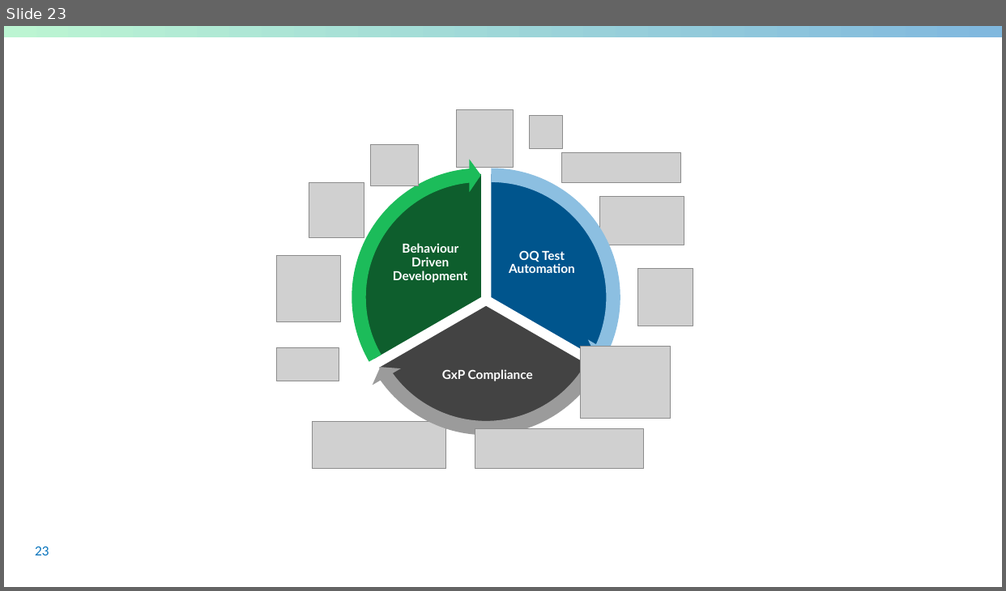
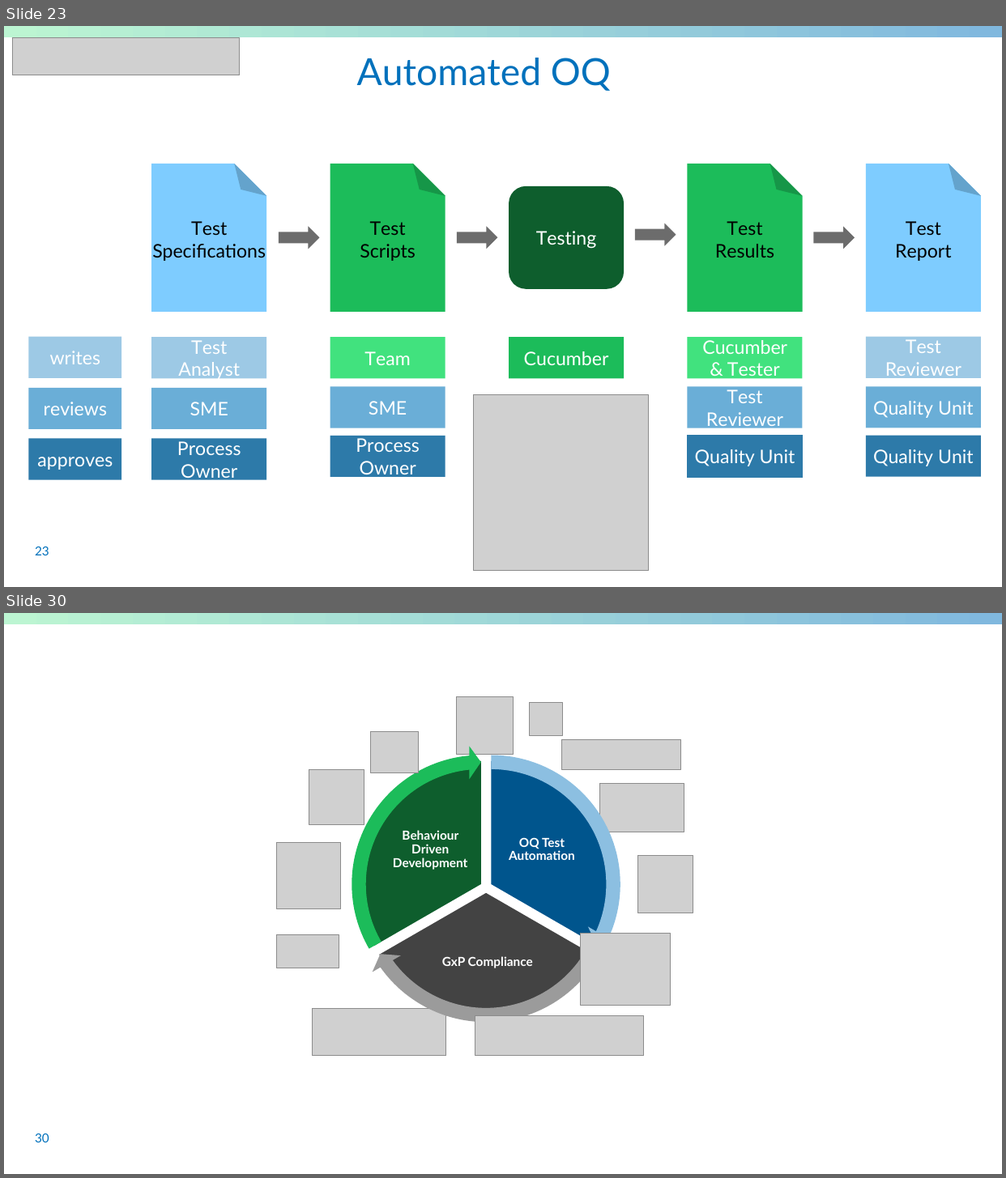
Before and after one commit to sableu/BDD4OQ, a slide deck: thesis/Presentation/FinalPresentation.pptx. Shown one above the other, each under a label of ours: slide 23 before the commit, slides 23 and 30 after it; the slides between them are not shown. The pictures are 1006x591 and 1006x1178 pixels, drawn with LibreOffice and Linux fonts; fonts in the diff are those of the drawing; grey boxes stand for pictures; background and template pictures are left out. Boxes give left, top, right and bottom in pixels: in the first picture for what was removed or moved away, otherwise in the second. Text is boxed around its words. In the diff, an @@ line names an element or a change of style, - is before the commit and + after.

```diff
--- a/thesis/Presentation/FinalPresentation.pptx
+++ b/thesis/Presentation/FinalPresentation.pptx
@@ slide 23 added at bbox=[4, 26, 1002, 587], background #FFFFFF; not listed: 1 template element that a slide beside it also shows @@
@@ picture added at bbox=[13, 38, 240, 75] @@
@@ title added at bbox=[357, 58, 611, 91], 36 pt, text #0071BC @@
+Automated OQ
@@ rectangle added at bbox=[28, 337, 121, 378], fill #9DC9E5, 18 pt, text #FFFFFF @@
+writes
@@ rectangle added at bbox=[28, 388, 121, 429], fill #6AAED7, 18 pt, text #FFFFFF @@
+reviews
@@ picture added at bbox=[473, 395, 649, 570] @@
@@ rectangle added at bbox=[28, 438, 121, 480], fill #2D7AA9, 18 pt, text #FFFFFF @@
+approves
@@ group added at bbox=[151, 164, 981, 480]: 13 rectangles, 4 folded corners, 4 texts, 4 right arrows, 1 rounded rectangle @@
+Test
+Specifications
+Test
+Scripts
+Test
+Results
+Test
+Report
+Testing
+Test Analyst
+Team
+Cucumber
+Cucumber & Tester
+Test Reviewer
+SME
+Process Owner
+SME
+Process Owner
+Test Reviewer
+Quality Unit
+Quality Unit
+Quality Unit
@@ page number added at bbox=[35, 547, 49, 556], 12 pt, text #0071BC @@
+23
@@ what was slide 23 is now slide 30 @@
@@ page number at bbox=[35, 1134, 49, 1143]: text changed @@
-23
+30
```
Also in this commit, not shown: 9 slides changed, 17 other slides added, 11 slides removed, 1 other file.
